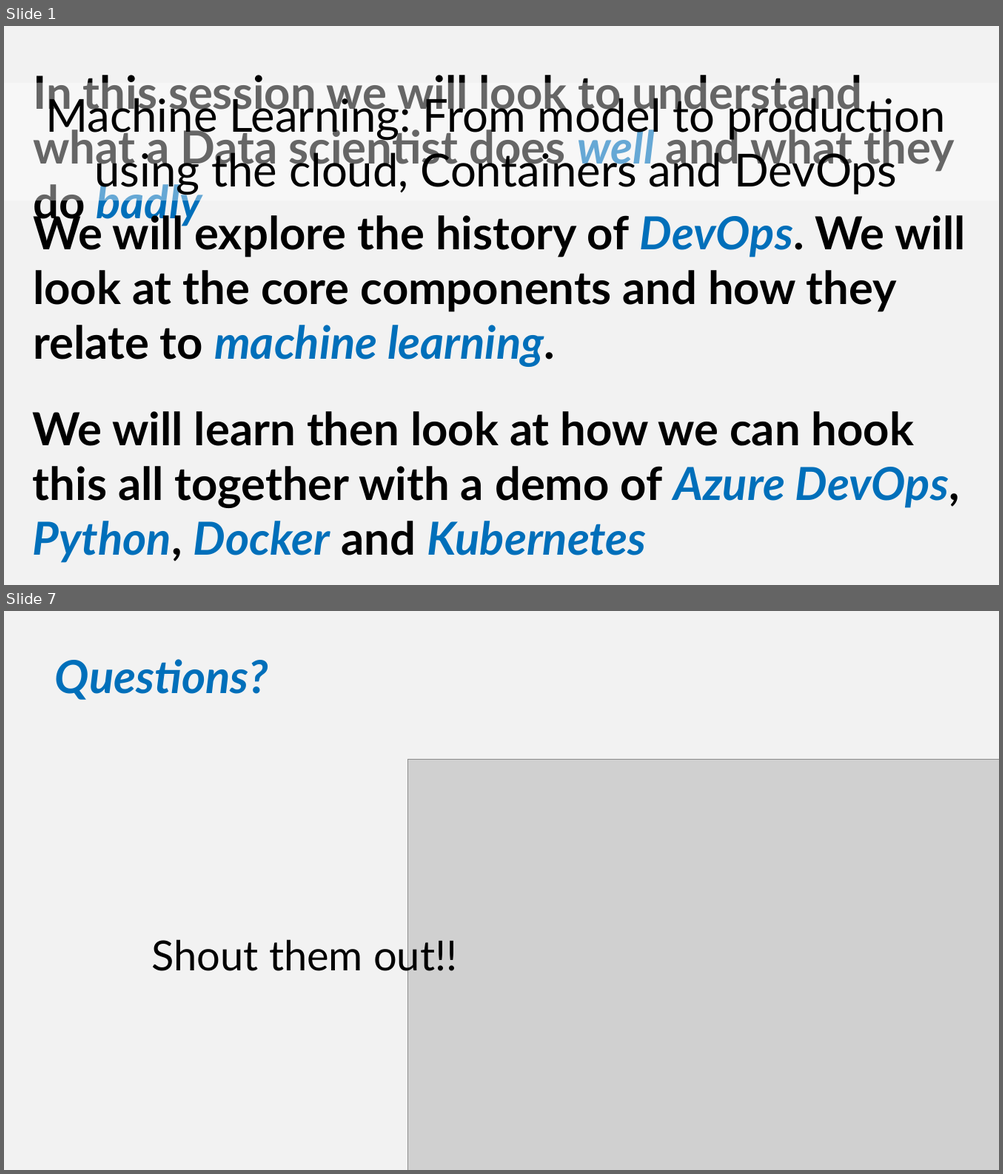
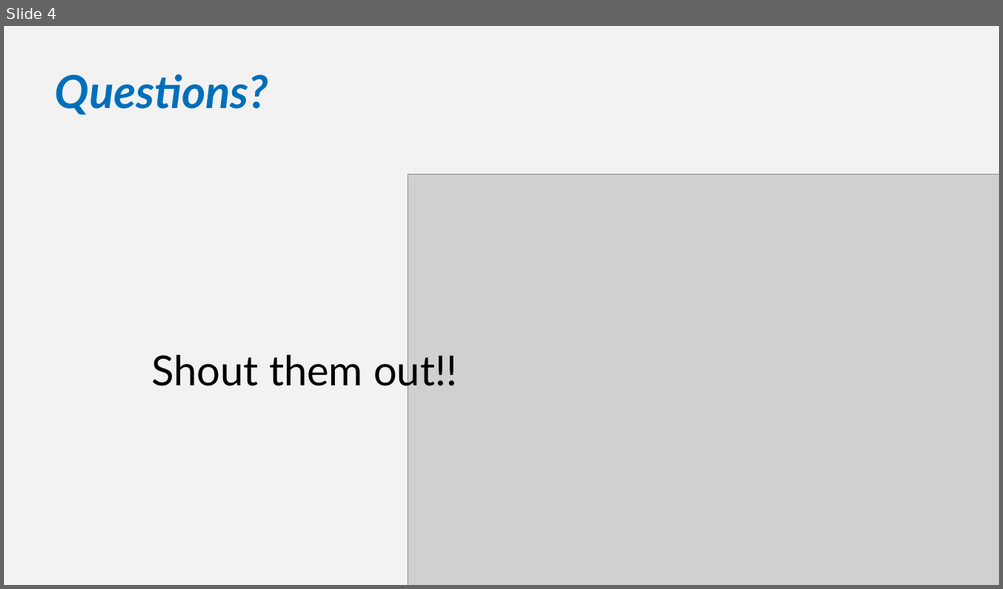
Before and after one commit to SQLShark/MachineLearningFromModelToProduction, a slide deck: Slides/M6 - An Introduction to Kubernetes.pptx. Shown one above the other, each under a label of ours: slides 1 and 7 before the commit, slide 4 after it; the slides between them are not shown. The pictures are 1003x1174 and 1003x589 pixels, drawn with LibreOffice and Linux fonts; fonts in the diff are those of the drawing; grey boxes stand for pictures; background and template pictures are left out. Boxes give left, top, right and bottom in pixels: in the first picture for what was removed or moved away, otherwise in the second. Text is boxed around its words. In the diff, an @@ line names an element or a change of style, - is before the commit and + after.

```diff
--- a/Slides/M6 - An Introduction to Kubernetes.pptx
+++ b/Slides/M6 - An Introduction to Kubernetes.pptx
@@ slide 1 removed at (x1=4, y1=26, x2=999, y2=585), background picture (left out) @@
@@ text removed at (x1=33, y1=75, x2=953, y2=227) @@
-In this session we will look to understand what a Data scientist does well and what they do badly
@@ text removed at (x1=45, y1=92, x2=945, y2=195) @@
-Machine Learning: From model to production using the cloud, Containers and DevOps
@@ text removed at (x1=33, y1=210, x2=965, y2=367) @@
-We will explore the history of DevOps. We will look at the core components and how they relate to machine learning.
@@ text removed at (x1=33, y1=412, x2=959, y2=563) @@
-We will learn then look at how we can hook this all together with a demo of Azure DevOps, Python, Docker and Kubernetes
@@ what was slide 7 is now slide 4 @@
```
Also in this commit, not shown: 2 slides changed, 1 slide added, 3 other slides removed, 7 other files.
